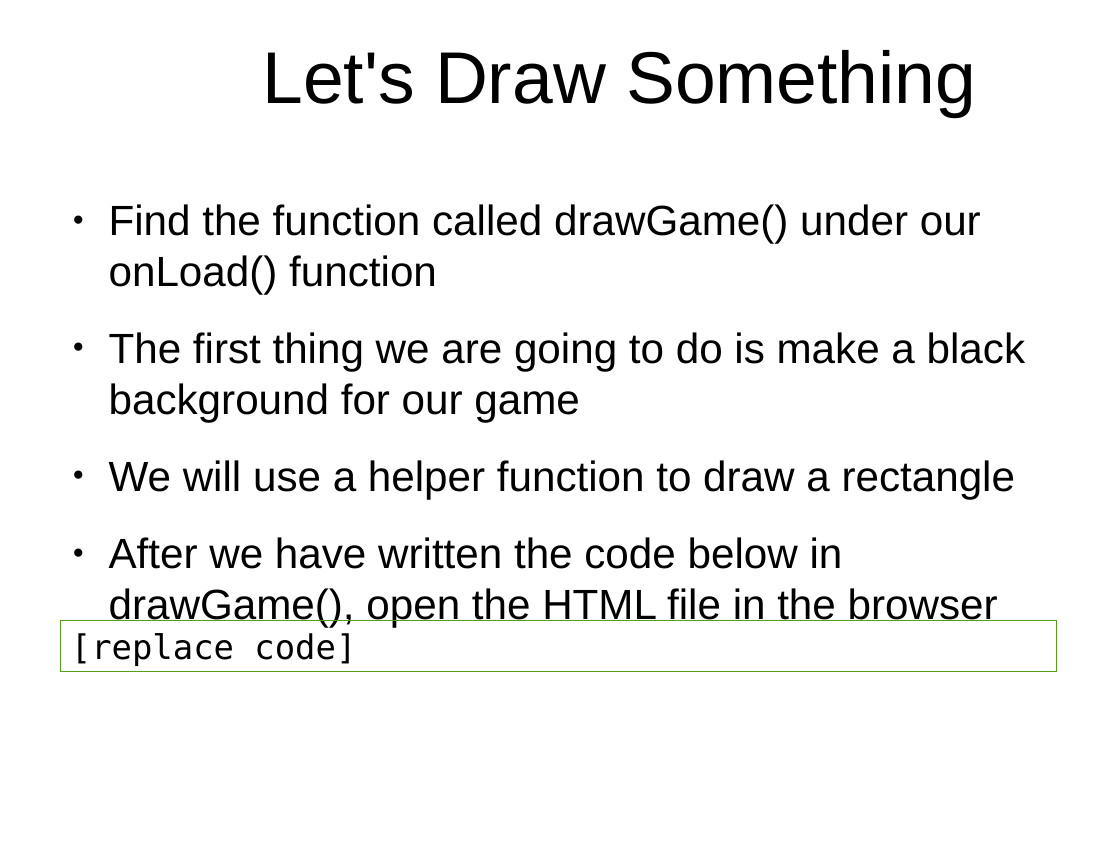
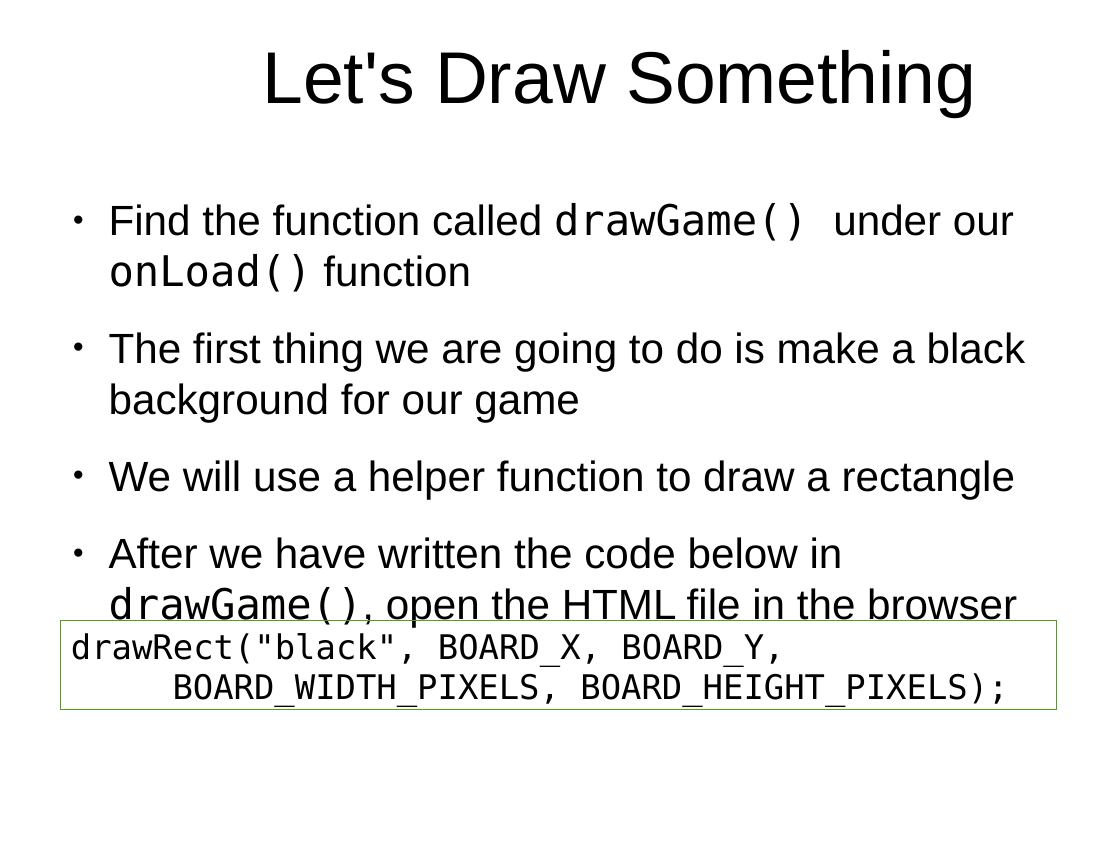
Before and after one commit to hillylew/PaddleBattle, a slide deck: slide 8 of PaddleBattle - Explorathon.odp. Drawn at 1120x841 pixels with LibreOffice and Linux fonts; fonts in the diff are those of the drawing; background and template pictures are left out. Boxes give left, top, right and bottom in pixels: in the first picture for what was removed or moved away, otherwise in the second. Text is boxed around its words. In the diff, an @@ line names an element or a change of style, - is before the commit and + after.

Commit message:
Updates to the JS to make drawing the board a bit easier; formatting of presentationg

```diff
--- a/PaddleBattle - Explorathon.odp
+++ b/PaddleBattle - Explorathon.odp
@@ text at (109,203,1017,627): font Arial to DejaVu Sans Mono in "drawGame() onLoad()", "drawGame()," @@
@@ rectangle "drawRect("black", BOARD_X, BOARD_Y,": place and size @@
-rectangle "drawRect("black", BOARD_X, BOARD_Y," at (61,620,1057,671)
+rectangle "drawRect("black", BOARD_X, BOARD_Y," at (61,620,1057,709)
@@ text in rectangle at (71,633,1008,706): text changed @@
-[replace code]
+drawRect("black", BOARD_X, BOARD_Y,
+BOARD_WIDTH_PIXELS, BOARD_HEIGHT_PIXELS);
```
Also in this commit, not shown: 18 other slides changed, 3 other files.
